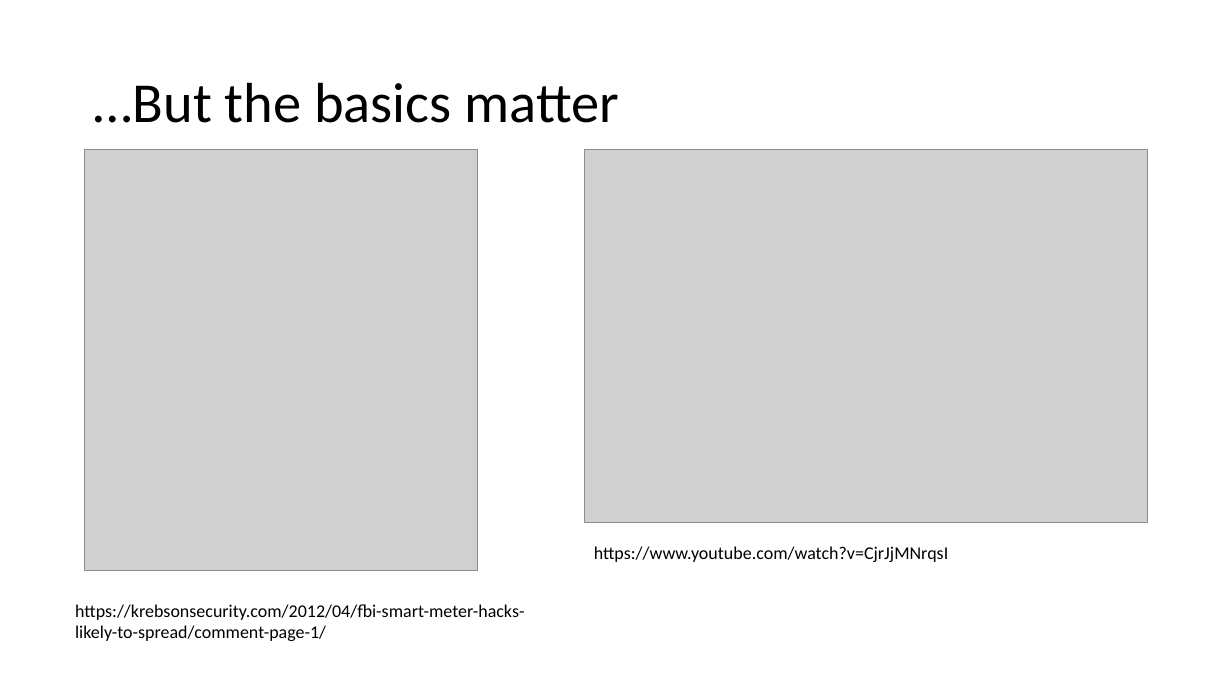
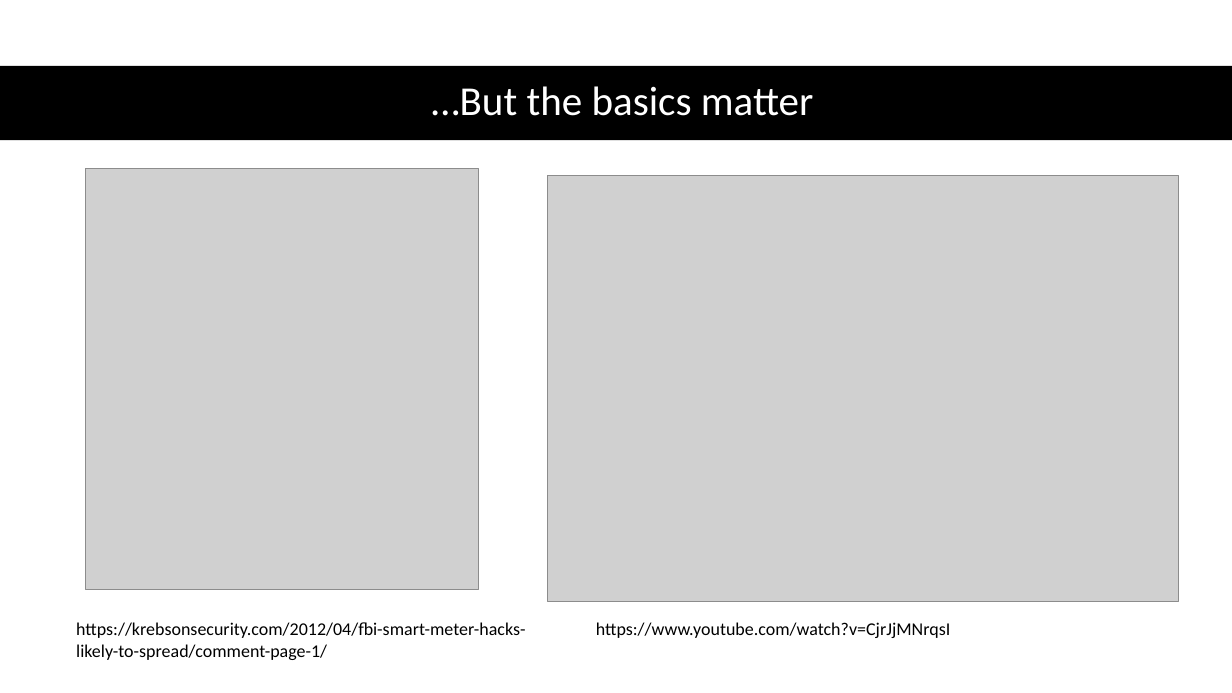
Before and after one commit to CodeFluent/Notes, a slide deck: slide 6 of CS-6222/Fall_2018/project/Smart City Security - Attack and Defense Strategems.pptx (slide 5 before the commit). Drawn at 1232x693 pixels with LibreOffice and Linux fonts; fonts in the diff are those of the drawing; grey boxes stand for pictures. Boxes give left, top, right and bottom in pixels: in the first picture for what was removed or moved away, otherwise in the second. Text is boxed around its words. In the diff, an @@ line names an element or a change of style, - is before the commit and + after.

```diff
--- a/CS-6222/Fall_2018/project/Smart City Security - Attack and Defense Strategems.pptx
+++ b/CS-6222/Fall_2018/project/Smart City Security - Attack and Defense Strategems.pptx
@@ rectangle added at [0,66,1232,140], fill #000000 @@
@@ title "…But the basics matter": place and size @@
-title "…But the basics matter" at [94,82,620,123]
+title "…But the basics matter" at [431,86,813,116]
@@ title "…But the basics matter" at [431,86,813,116]: size 44 to 32 pt, text colour #000000 to #FFFFFF; alignment left to centre @@
@@ picture: place and size @@
-picture at [85,150,478,571]
+picture at [86,168,479,590]
@@ picture: place and size @@
-picture at [585,150,1148,522]
+picture at [548,175,1179,601]
@@ text "https://krebsonsecurity.com/2012/04/fbi-smart-meter-hacks-li ...": place and size @@
-text "https://krebsonsecurity.com/2012/04/fbi-smart-meter-hacks-li ..." at [75,604,524,641]
+text "https://krebsonsecurity.com/2012/04/fbi-smart-meter-hacks-li ..." at [76,622,525,660]
@@ text "https://www.youtube.com/watch?v=CjrJjMNrqsI": place and size @@
-text "https://www.youtube.com/watch?v=CjrJjMNrqsI" at [594,546,949,562]
+text "https://www.youtube.com/watch?v=CjrJjMNrqsI" at [596,622,951,638]
```
Also in this commit, not shown: 5 other slides changed, 6 slides added, 1 slide removed, 1 other file.
